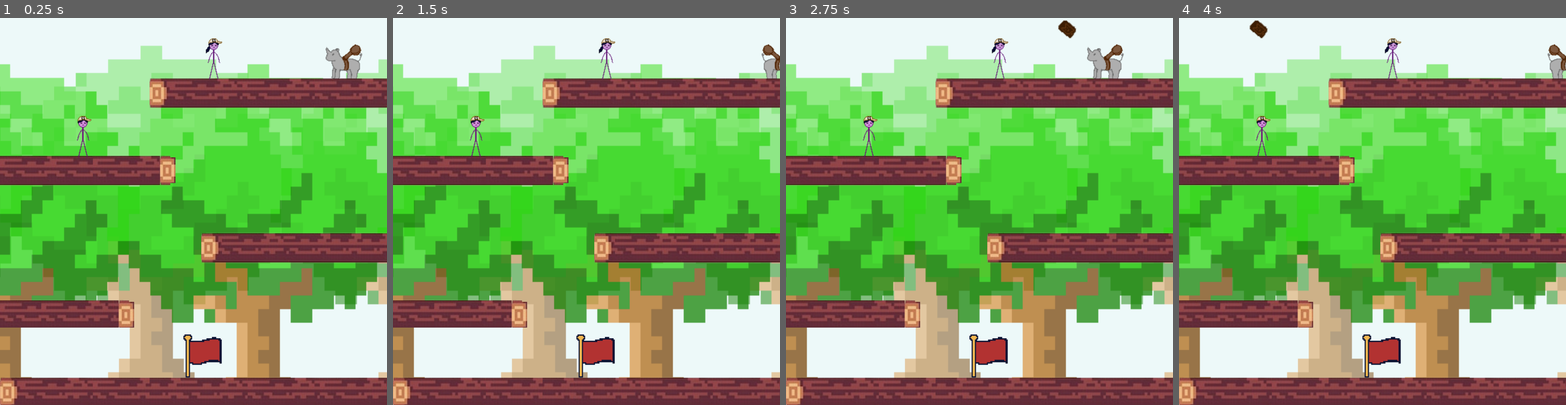
Above: before the commit, frames 1-4 (left to right).
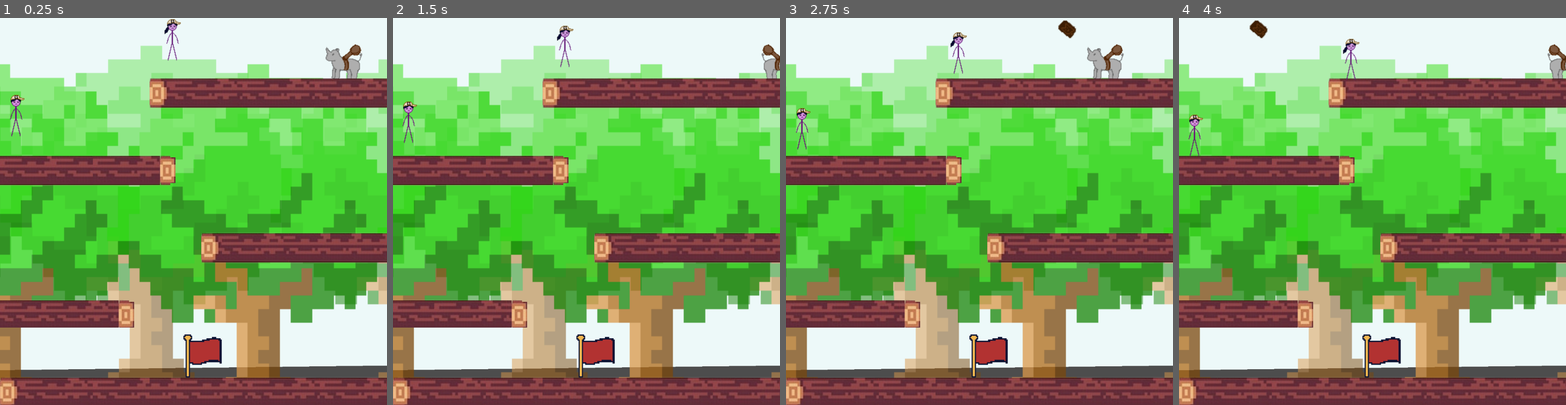
Above: after the commit, the same moments.

Repository: fiona-cai/HTV2023
Game: Godot game, scene res://levels/level_01.tscn
The game is run twice, just before and just after one commit, with the same random seed, the same clock (stepped at 60 frames per second) and the same inputs. This scene is started directly instead of the project's main scene.
Inputs:
- Up to frame 1 (0.25 s): no input
- Up to frame 2 (1.5 s): hold Right (move_right) from 0.53 s (still down); tap B (shoot_button) at 0.6, 1.35 s; tap Up (move_up) at 0.77 s
- Up to frame 3 (2.75 s): tap Up (move_up) at 1.52 s; release Right (move_right) at 2.03 s; hold Left (move_left) from 2.03 s (still down); tap B (shoot_button) at 2.1 s
- Up to frame 4 (4 s): release Left (move_left) at 2.78 s; hold Right (move_right) from 2.78 s (still down); tap B (shoot_button) at 2.85, 3.6 s; tap Up (move_up) at 3.02, 3.77 s

The runs differ from the first frame. In frame 1, 3.3% of the frame differs, in the area x 0-100%, y 0-100%; in frame 2, 3.3%; in frame 3, 3.3%; in frame 4, 3.3%, in the area x 0-100%, y 5-100%.

Commit message:
GODDAMIT CS KIDS STOP SPINNING

Diff:
--- a/enemies/cs_student.gd
+++ b/enemies/cs_student.gd
@@ -1,11 +1,27 @@
 extends RigidBody2D
 
+const MAX_VEL_LOL = 50
+const SPEED = 5000
+var steps = 0
+var dir = 1
 
 # Called when the node enters the scene tree for the first time.
 func _ready():
 	pass # Replace with function body.
 
+func _integrate_forces(state):
+	# Set the angular velocity to zero to prevent rotation
+	angular_velocity = 0
+
 
 # Called every frame. 'delta' is the elapsed time since the previous frame.
 func _process(delta):
-	pass
+
+	var velocity = Vector2(delta*dir*SPEED, 0)
+	steps += delta
+	if abs(velocity.x) > MAX_VEL_LOL:
+		dir = dir*-1
+		steps = 0
+	var force = Vector2(100, 0)  # Replace with the desired force vector
+	print(velocity)
+	linear_velocity = velocity
--- a/enemies/cs_student_f.tscn
+++ b/enemies/cs_student_f.tscn
@@ -31,6 +31,8 @@
 
 [node name="CSStudent" type="RigidBody2D"]
 scale = Vector2(2, 2)
+lock_rotation = true
+freeze_mode = 1
 script = ExtResource("9_v3xhn")
 
 [node name="AnimatedSprite2D" type="AnimatedSprite2D" parent="."]
@@ -38,5 +40,5 @@
 sprite_frames = SubResource("SpriteFrames_3jwci")
 
 [node name="CollisionShape2D" type="CollisionShape2D" parent="."]
-position = Vector2(1, 0.25)
+position = Vector2(1, -3)
 shape = SubResource("RectangleShape2D_g6xvi")
--- a/enemies/cs_student_m.tscn
+++ b/enemies/cs_student_m.tscn
@@ -31,9 +31,10 @@
 }]
 
 [sub_resource type="RectangleShape2D" id="RectangleShape2D_eoyfg"]
-size = Vector2(40, 126)
+size = Vector2(40, 123)
 
 [node name="CSStudent" type="RigidBody2D"]
+lock_rotation = true
 script = ExtResource("1_u7ngr")
 
 [node name="AnimatedSprite2D" type="AnimatedSprite2D" parent="."]
@@ -41,5 +42,5 @@
 sprite_frames = SubResource("SpriteFrames_ryydc")
 
 [node name="CollisionShape2D" type="CollisionShape2D" parent="."]
-position = Vector2(2, 1)
+position = Vector2(2, -0.5)
 shape = SubResource("RectangleShape2D_eoyfg")
--- a/levels/level_01.tscn
+++ b/levels/level_01.tscn
@@ -550,13 +550,14 @@
 texture = ExtResource("4_el3bb")
 
 [node name="RigidBody2D2" parent="." instance=ExtResource("6_2p4j6")]
-position = Vector2(257, 364)
+position = Vector2(48, 299)
 scale = Vector2(2, 2)
 
 [node name="RigidBody2D" parent="." instance=ExtResource("4_k3mxx")]
-position = Vector2(662, 109)
+position = Vector2(533, 64)
 
 [node name="Polygon2D" type="Polygon2D" parent="."]
 z_index = -2
+position = Vector2(-125, -111)
 color = Color(0.931, 0.978367, 0.98, 1)
 polygon = PackedVector2Array(-203, 1207, -231, -96, 1724, -142, 1541, 1186)
